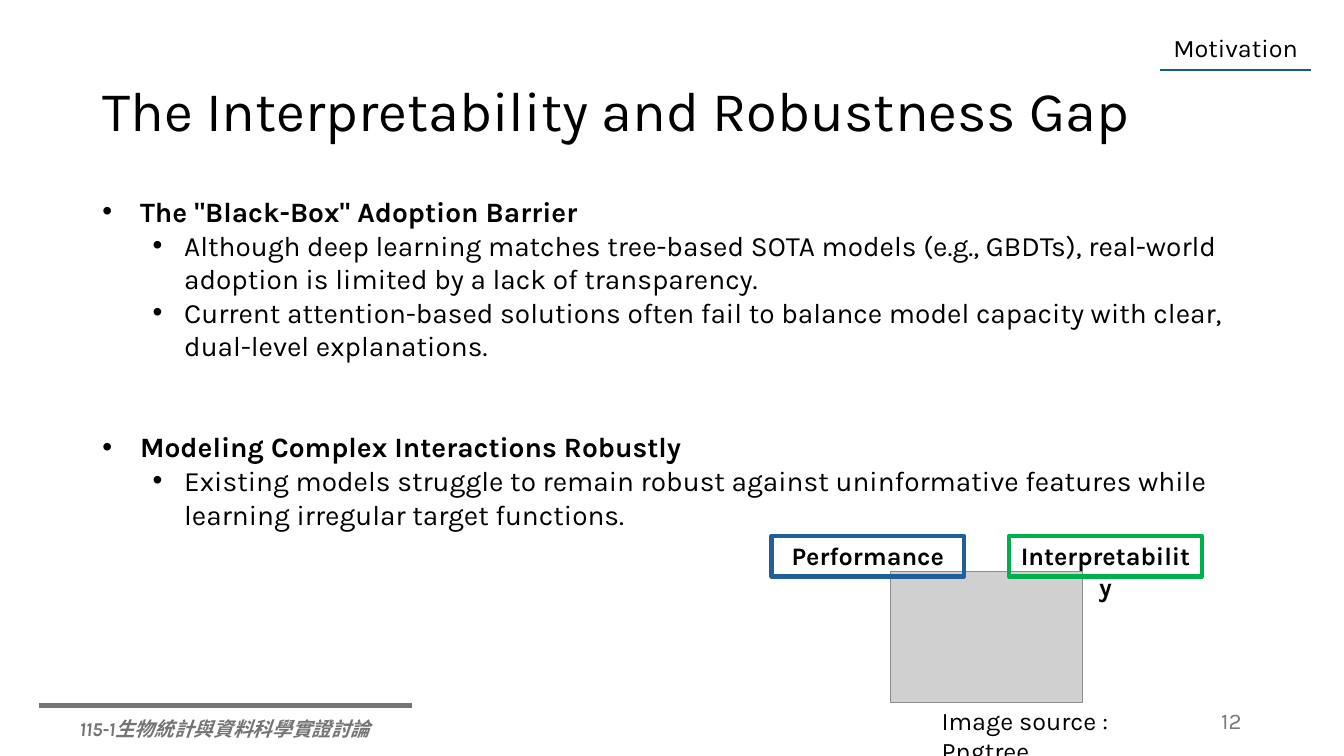
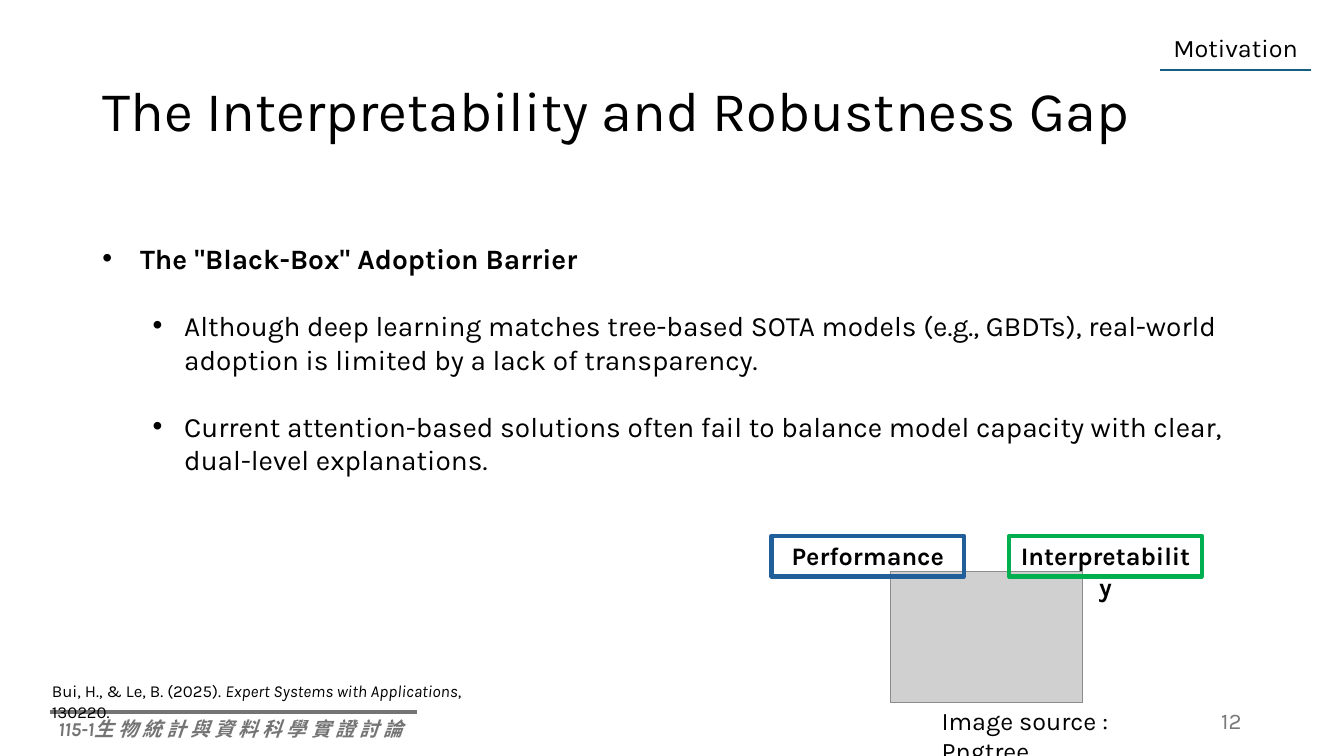
Before and after one commit to Lai-jun-yan/Deep_glm, a slide deck: slide 12 of seminar/Fusing global attention and self-attention for better performance and.pptx. Drawn at 1344x756 pixels with LibreOffice and Linux fonts; fonts in the diff are those of the drawing; grey boxes stand for pictures. Boxes give left, top, right and bottom in pixels: in the first picture for what was removed or moved away, otherwise in the second. Text is boxed around its words. In the diff, an @@ line names an element or a change of style, - is before the commit and + after.

Commit message:
做完Global attention layer的介紹

```diff
--- a/seminar/Fusing global attention and self-attention for better performance and.pptx
+++ b/seminar/Fusing global attention and self-attention for better performance and.pptx
@@ text "The "Black-Box" Adoption Barrier": place and size @@
-text "The "Black-Box" Adoption Barrier" at (140,202,1221,532)
+text "The "Black-Box" Adoption Barrier" at (140,249,1221,477)
@@ text at (140,437,1206,532): paragraphs removed @@
-• Modeling Complex Interactions Robustly
-  • Existing models struggle to remain robust against uninformative features while learning irregular target functions.
@@ text added at (52,685,462,701), 12 pt, text #000000, italic @@
+Bui, H., & Le, B. (2025). Expert Systems with Applications, 130220.
@@ line moved from (38, 706) - (411, 706) to (50, 712) - (417, 712) @@
@@ text at (58,719,403,738): spaces changed @@
-115-1生物統計與資料科學實證討論
+115-1生 物 統 計 與 資 料 科 學 實 證 討 論
```
Also in this commit, not shown: 10 other slides changed, 8 slides added, 4 slides removed.
